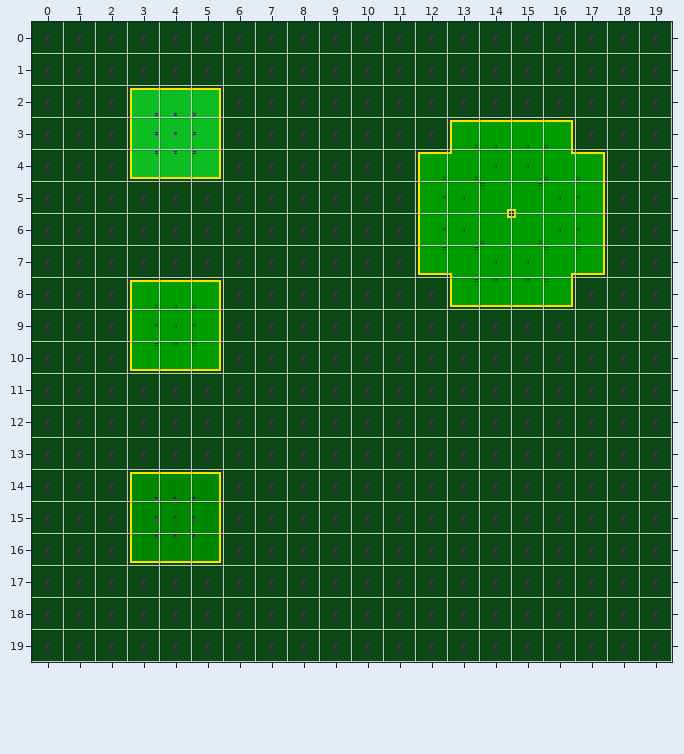
Tiled map, stored at bin/demo-map3.tmx. The first picture shows the starting point.
Cells are 32x32 px. Shown: x 0..19, y 0..19.
New version:
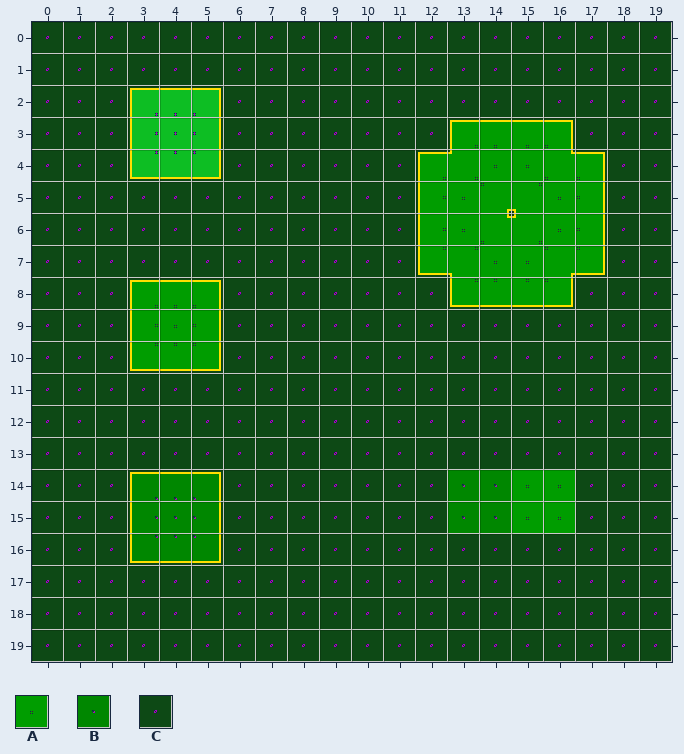
Key: from "test-tileset": A 10 "flat", B 13 "flat", C 16 "flat".
_ is an empty cell, . an unchanged one.
The exact change:
--- layer "Tile Layer 1"
@@ x 13..16 @@
-14 CCCC
-15 CCCC
+14 BBAA
+15 BBAA
